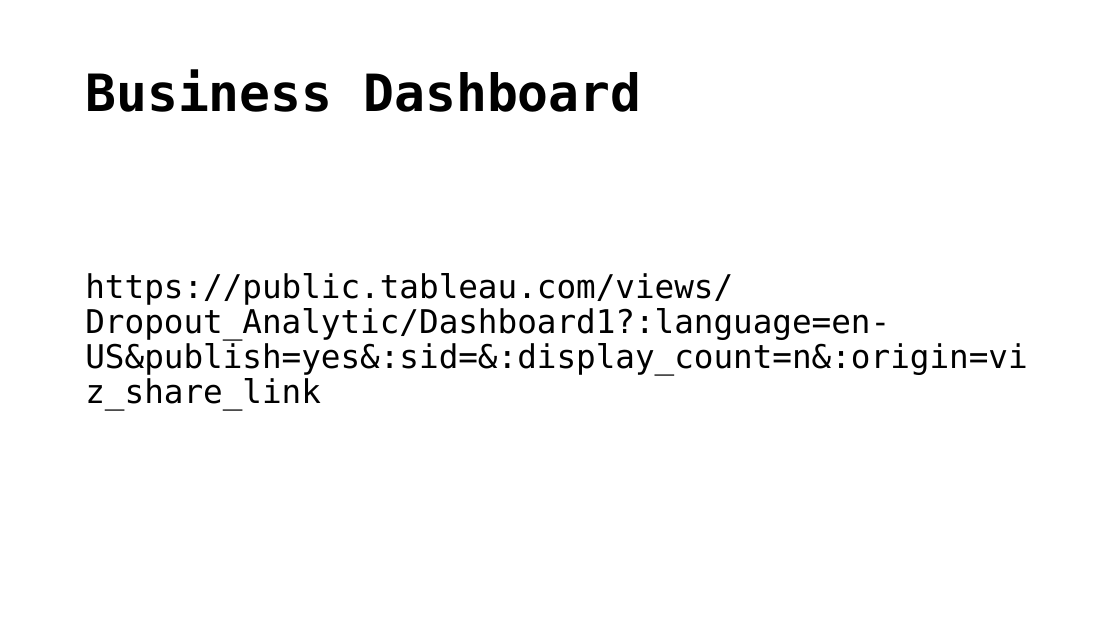
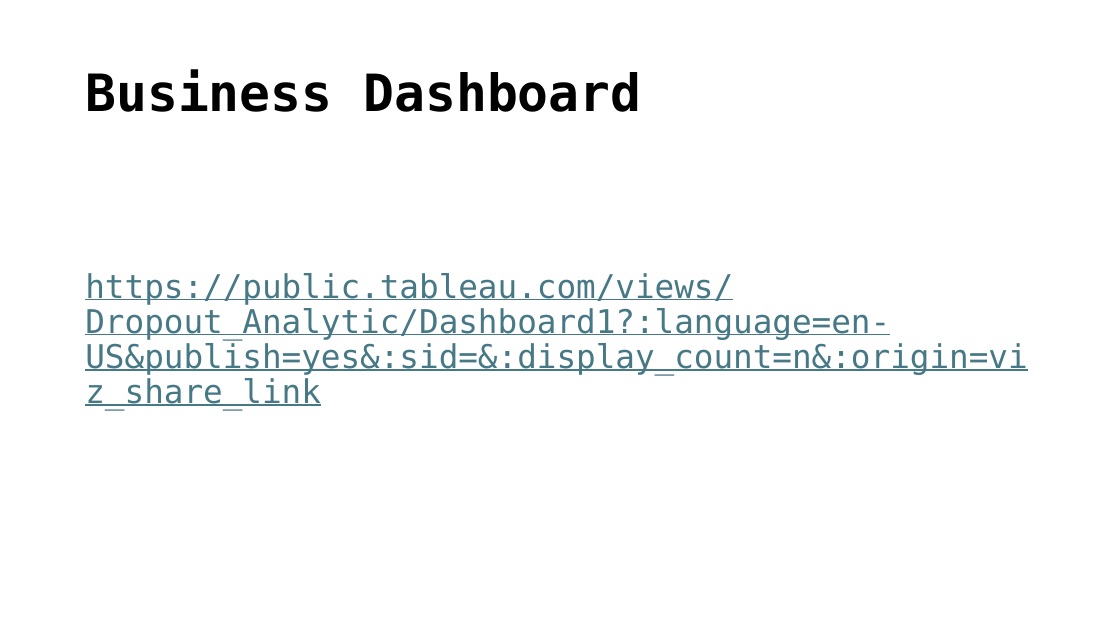
Before and after one commit to aipo46/dropout, a slide deck: slide 4 of Submission Akhir.pptx. Drawn at 1120x630 pixels with LibreOffice and Linux fonts; fonts in the diff are those of the drawing. Boxes give left, top, right and bottom in pixels: in the first picture for what was removed or moved away, otherwise in the second. Text is boxed around its words. In the diff, an @@ line names an element or a change of style, - is before the commit and + after.

Commit message:
modified:   README.md 	modified:   Submission Akhir.pptx 	new file:   achmad_supriyanto-video.mp4

```diff
--- a/Submission Akhir.pptx
+++ b/Submission Akhir.pptx
@@ text "https://public.tableau.com/views/Dropout_Analytic/Dashboard1 ..." at (85,273,1027,411): text colour #000000 to #467886, underline on @@
```
Also in this commit, not shown: 2 other files.
